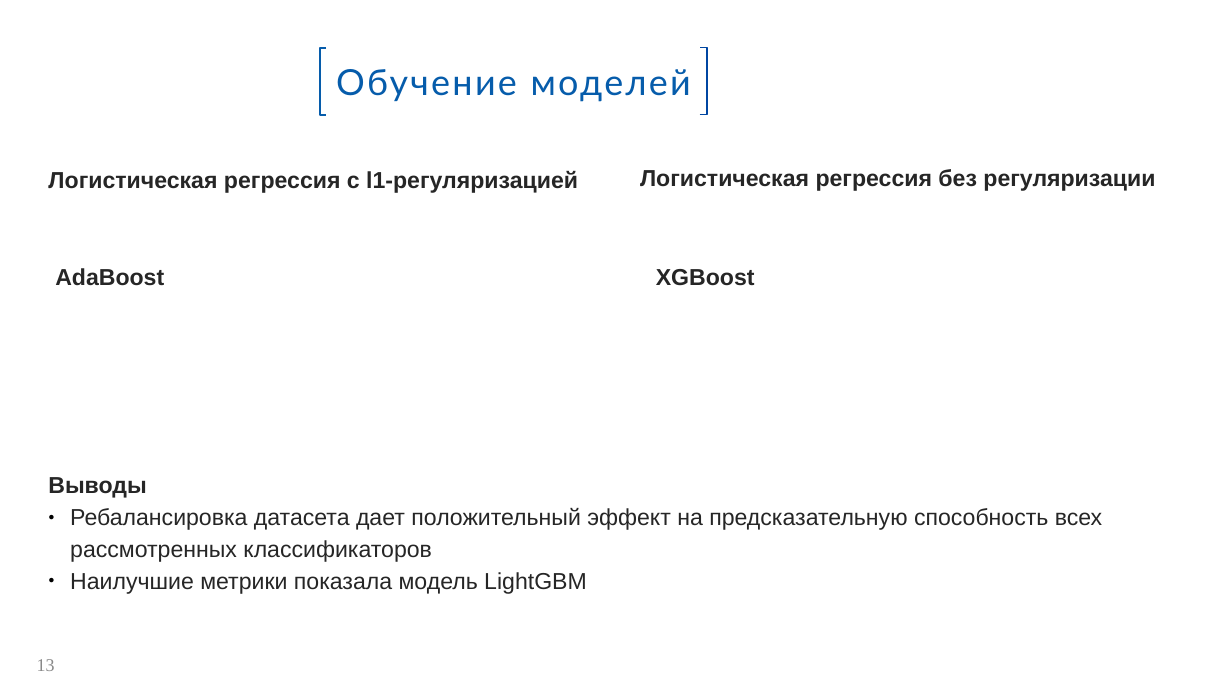
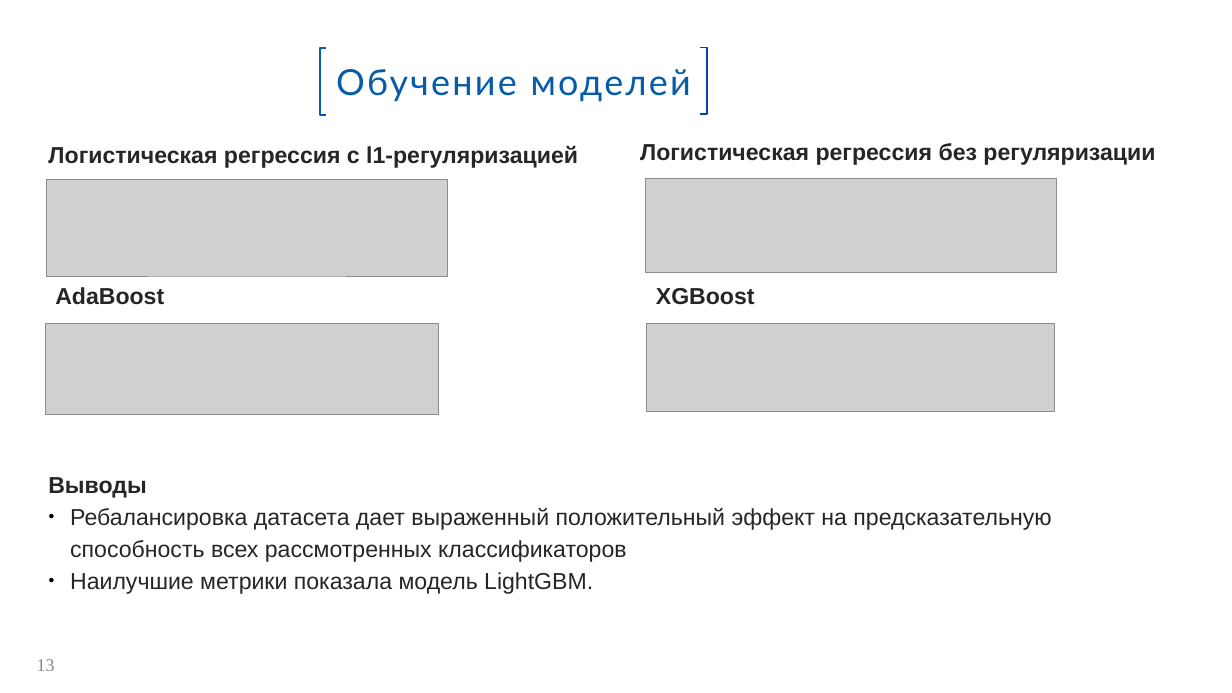
Before and after one commit to Spring-31/HC_default_risk, a slide deck: slide 13 of Прогнозирование вероятности дефолта.pptx. Drawn at 1232x693 pixels with LibreOffice and Linux fonts; fonts in the diff are those of the drawing; grey boxes stand for pictures; background and template pictures are left out. Boxes give left, top, right and bottom in pixels: in the first picture for what was removed or moved away, otherwise in the second. Text is boxed around its words. In the diff, an @@ line names an element or a change of style, - is before the commit and + after.

```diff
--- a/Прогнозирование вероятности дефолта.pptx
+++ b/Прогнозирование вероятности дефолта.pptx
@@ text "Логистическая регрессия с l1-регуляризацией": place and size @@
-text "Логистическая регрессия с l1-регуляризацией" at [48,170,578,193]
+text "Логистическая регрессия с l1-регуляризацией" at [48,145,578,168]
@@ text "Логистическая регрессия без регуляризации": place and size @@
-text "Логистическая регрессия без регуляризации" at [640,169,1155,191]
+text "Логистическая регрессия без регуляризации" at [640,143,1155,165]
@@ picture added at [646,178,1057,273] @@
@@ picture added at [46,180,447,276] @@
@@ text "AdaBoost": place and size @@
-text "AdaBoost" at [55,268,164,286]
+text "AdaBoost" at [55,287,164,305]
@@ text "XGBoost": place and size @@
-text "XGBoost" at [656,269,755,286]
+text "XGBoost" at [656,288,755,305]
@@ picture added at [45,323,439,415] @@
@@ picture added at [647,323,1055,412] @@
@@ text at [70,508,1051,594]: text changed @@
-● Ребалансировка датасета дает положительный эффект на предсказательную способность всех рассмотренных классификаторов
-● Наилучшие метрики показала модель LightGBM
+● Ребалансировка датасета дает выраженный положительный эффект на предсказательную способность всех рассмотренных классификаторов
+● Наилучшие метрики показала модель LightGBM.
```
Also in this commit, not shown: 3 other slides changed, 1 slide added, 5 slides removed, 5 other files.
